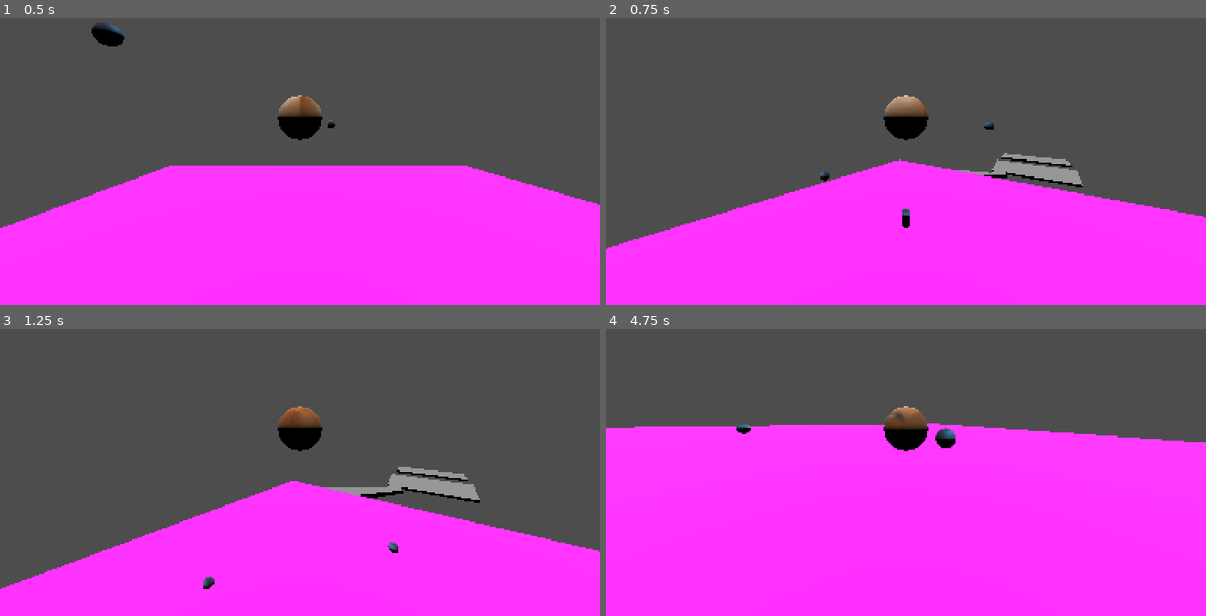
Above: before the commit, frames 1-4 (two rows, left to right).
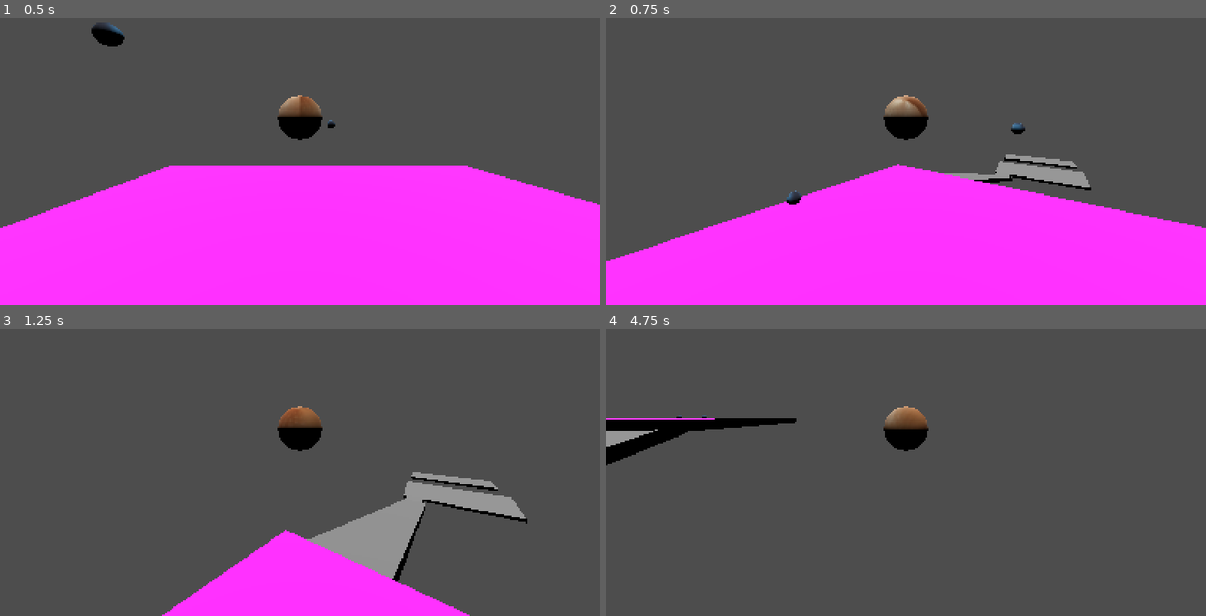
Above: after the commit, the same moments.

Repository: Jujulien45/Waffle_studio
Game: Godot game, scene res://dev.tscn
The game is run twice, just before and just after one commit, with the same random seed, the same clock (stepped at 60 frames per second) and the same inputs. The engine's default icon, where the game draws it, is replaced by a stand-in: a white triangle on a blue panel in a dark square.
Inputs (mouse positions are in pixels of both pictures, inside the frame that each line leads up to):
- Up to frame 1 (0.5 s): no input
- Up to frame 2 (0.75 s): tap Enter (ui_accept) at 0.5 s; move the mouse to (936, 115) at 0.52 s; hold W (ui_up) from 0.53 s (still down); tap E at 0.6 s
- Up to frame 3 (1.25 s): keep holding W (ui_up); tap Enter (ui_accept) at 0.77 s
- Up to frame 4 (4.75 s): keep holding W (ui_up); move the mouse to (876, 429) at 1.27 s; tap E at 1.35, 2.3, 2.85, 3.6, 4.55 s; tap Enter (ui_accept) at 1.52, 2.75, 3.02, 3.5, 3.77, 4.25, 4.52 s; move the mouse to (918, 420) at 2.02 s; tap P at 2.1, 4.35 s; move the mouse to (900, 435) at 2.77 s; move the mouse to (948, 432) at 3.52 s; move the mouse to (858, 423) at 4.27 s

Frame 1 is identical in both runs. In frame 2, 3.8% of the frame differs, in the area x 0-100%, y 27-85%; in frame 3, 26%; in frame 4, 66%, in the area x 0-100%, y 27-100%.

Commit message:
added dash every 4 secs

Diff:
--- a/character_body_3d.gd
+++ b/character_body_3d.gd
@@ -3,6 +3,7 @@
 var egg = preload("res://egg.tscn")
 
 const ACELERATION = 5
+const DASH_ACCEL = 20
 const FRICTION = 0.4
 const JUMP_VELOCITY = 7
 
@@ -12,6 +13,10 @@
 var radius
 
 var double_jumped = false
+var dir = null
+
+var dash_time = -5000
+var dash_available = true
 
 var paused = false
 
@@ -60,6 +65,7 @@
 		cam_basis.y.x = 0
 		cam_basis.y.z = 0
 		var direction : Vector3 = (cam_basis * Vector3(input_dir.x, 0, input_dir.y)).normalized()
+		dir = direction
 		if direction:
 			velocity.x += direction.x * ACELERATION * delta
 			velocity.z += direction.z * ACELERATION * delta
@@ -77,6 +83,10 @@
 
 		move_and_slide()
 
+		if(not dash_available):
+			if(Time.get_ticks_msec() > 4000 + dash_time):
+				dash_available = true
+
 func _input(event: InputEvent) -> void:
 
 	if event is InputEventMouseMotion:
@@ -91,7 +101,12 @@
 			get_tree().quit()
 		if event.pressed and event.keycode == KEY_P:
 			paused = not paused
-
+		if event.pressed and event.keycode == KEY_E and not paused:
+			if(dir and dash_available):
+				velocity.x += dir.x * DASH_ACCEL
+				velocity.z += dir.z * DASH_ACCEL
+				dash_time = Time.get_ticks_msec()
+				dash_available = false
 
 func add_chick():
 	pass
